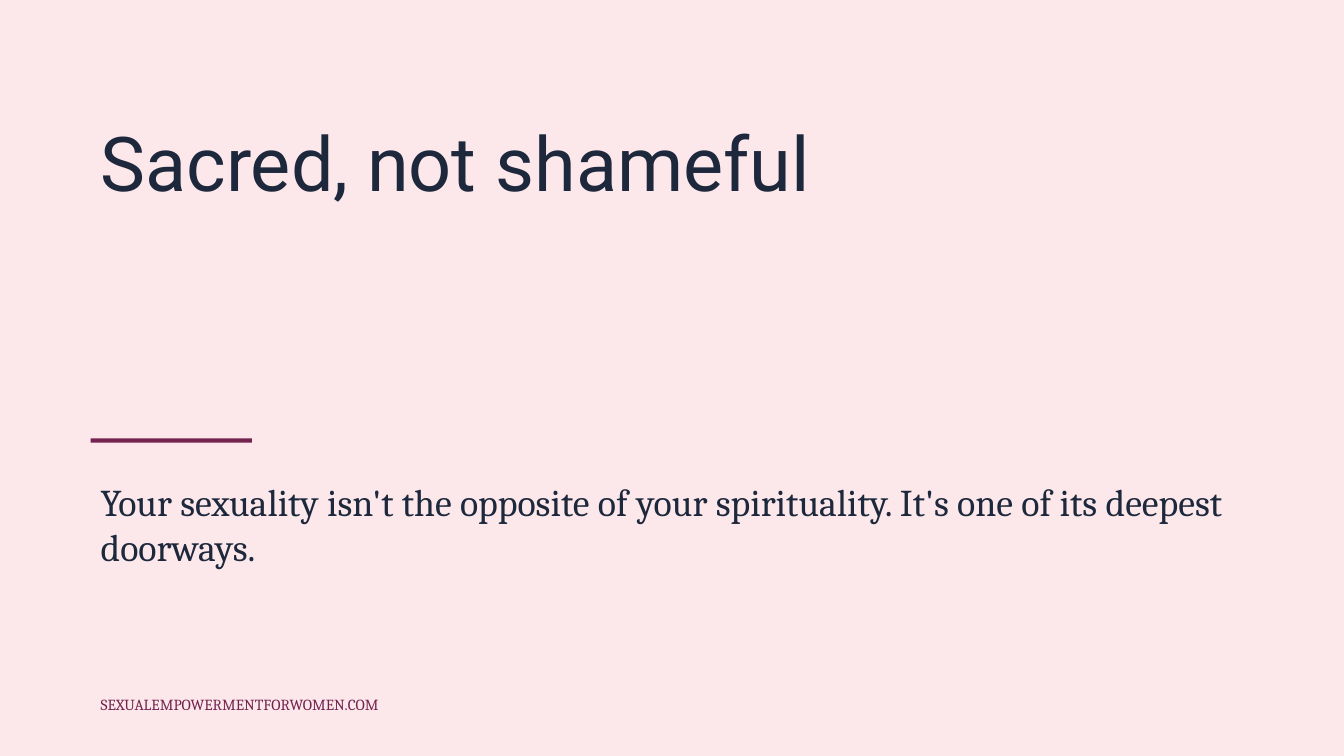
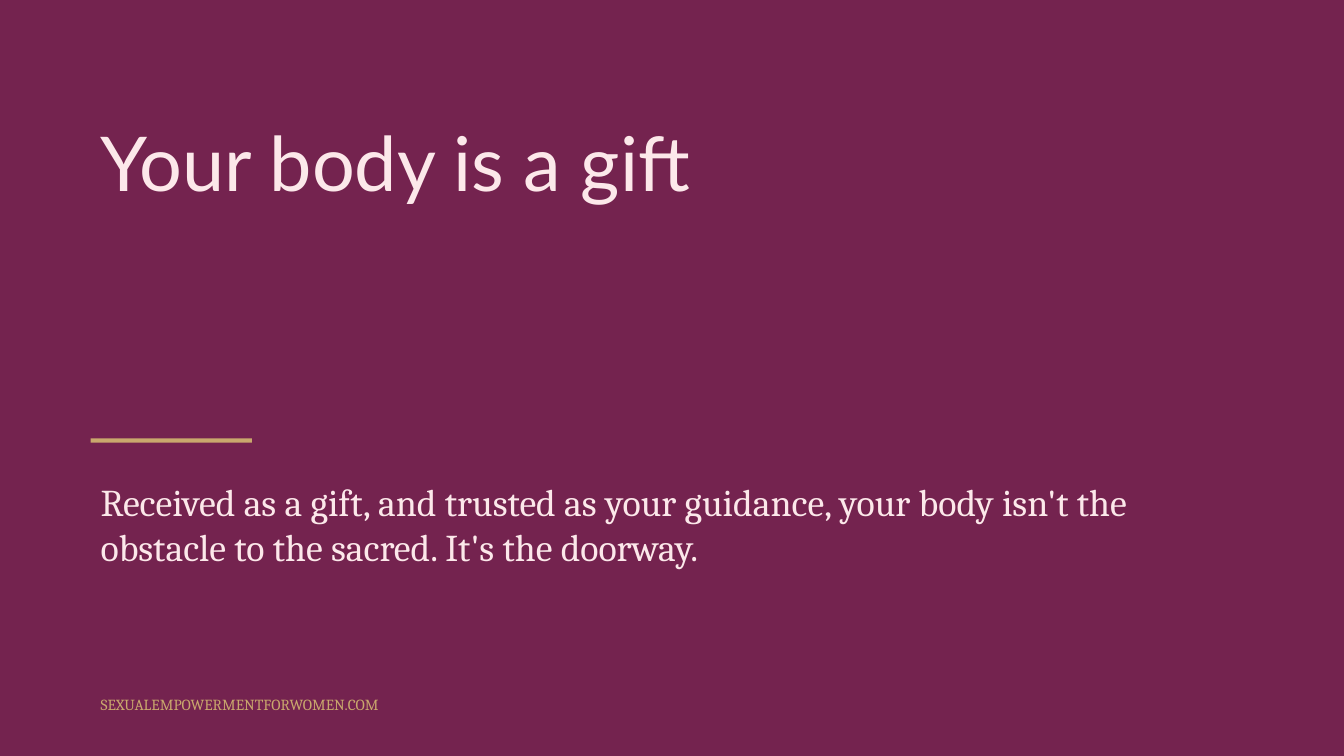
Before and after one commit to tarisha-starr/GitHub-folder, a slide deck: slide 19 of content/sessions/slides/Spirituality-and-Sexuality.pptx (slide 2 before the commit). Drawn at 1344x756 pixels with LibreOffice and Linux fonts; fonts in the diff are those of the drawing. Boxes give left, top, right and bottom in pixels: in the first picture for what was removed or moved away, otherwise in the second. Text is boxed around its words. In the diff, an @@ line names an element or a change of style, - is before the commit and + after.

```diff
--- a/content/sessions/slides/Spirituality-and-Sexuality.pptx
+++ b/content/sessions/slides/Spirituality-and-Sexuality.pptx
@@ background #FCE8EA to #74234F @@
@@ text at bbox=[101, 135, 690, 205]: text changed; font Roboto to Lato; text colour #1D283C to #FCE8EA @@
-Sacred, not shameful
+Your body is a gift
@@ rectangle at bbox=[91, 439, 252, 443]: fill #74234F to #C9A86D @@
@@ text at bbox=[101, 489, 1127, 569]: text changed; text colour #1D283C to #FCE8EA @@
-Your sexuality isn't the opposite of your spirituality. It's one of its deepest doorways.
+Received as a gift, and trusted as your guidance, your body isn't the obstacle to the sacred. It's the doorway.
@@ text "SEXUALEMPOWERMENTFORWOMEN.COM" at bbox=[101, 699, 379, 710]: text colour #74234F to #C9A86D @@
```
Also in this commit, not shown: 18 other slides changed, 14 slides added, 2 slides removed, 3 other files.
